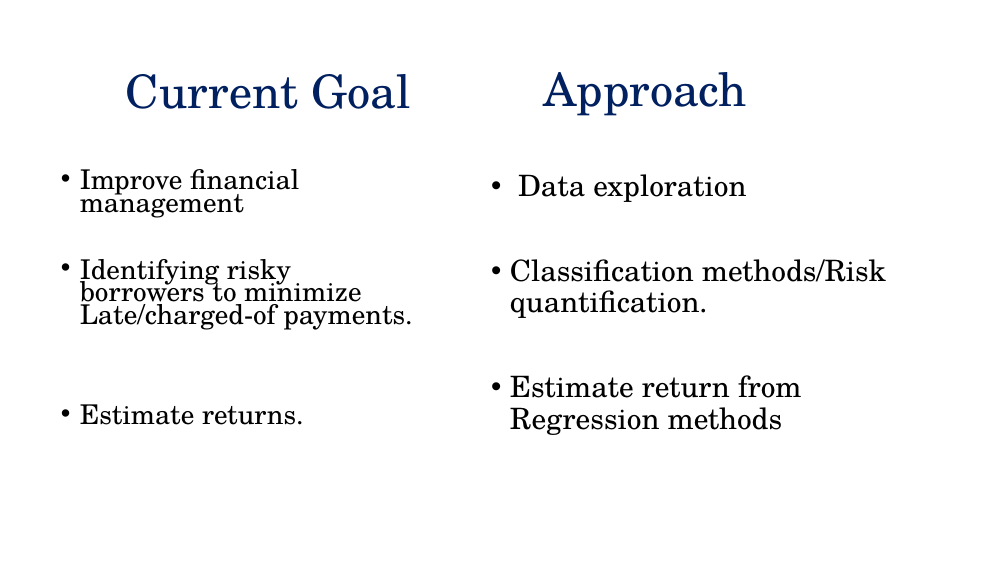
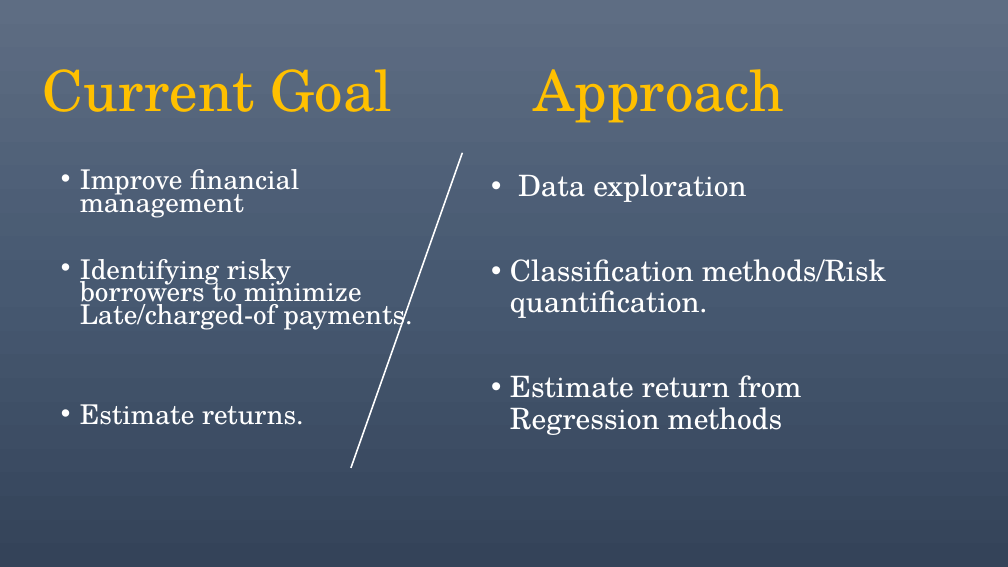
Before and after one commit to lekhnath12/CAPSTONE_II, a slide deck: slide 7 of Slide Deck.pptx. Drawn at 1008x567 pixels with LibreOffice and Linux fonts; fonts in the diff are those of the drawing. Boxes give left, top, right and bottom in pixels: in the first picture for what was removed or moved away, otherwise in the second. Text is boxed around its words. In the diff, an @@ line names an element or a change of style, - is before the commit and + after.

```diff
--- a/Slide Deck.pptx
+++ b/Slide Deck.pptx
@@ background #FFFFFF to gradient #5E6D85 to #495A73 to #35445A @@
@@ title "Current Goal" at box(43, 69, 393, 112): size 44 to 54 pt, text colour #002060 to #FFC000 @@
@@ text "Approach" at box(534, 69, 784, 123): size 44 to 54 pt, text colour #002060 to #FFC000 @@
@@ text "Approach": place and size @@
-text "Approach" at box(543, 72, 747, 116)
+text "Approach" at box(534, 69, 784, 123)
@@ line removed from (594, 242) to (789, 78) @@
@@ text "Improve financial management" at box(80, 169, 412, 425): text colour #000000 to #FFFFFF @@
@@ line added from (463, 153) to (351, 468), #FFFFFF 1.5 pt @@
@@ text "Data exploration" at box(510, 174, 886, 435): text colour #000000 to #FFFFFF @@
```
Also in this commit, not shown: 15 other slides changed.
